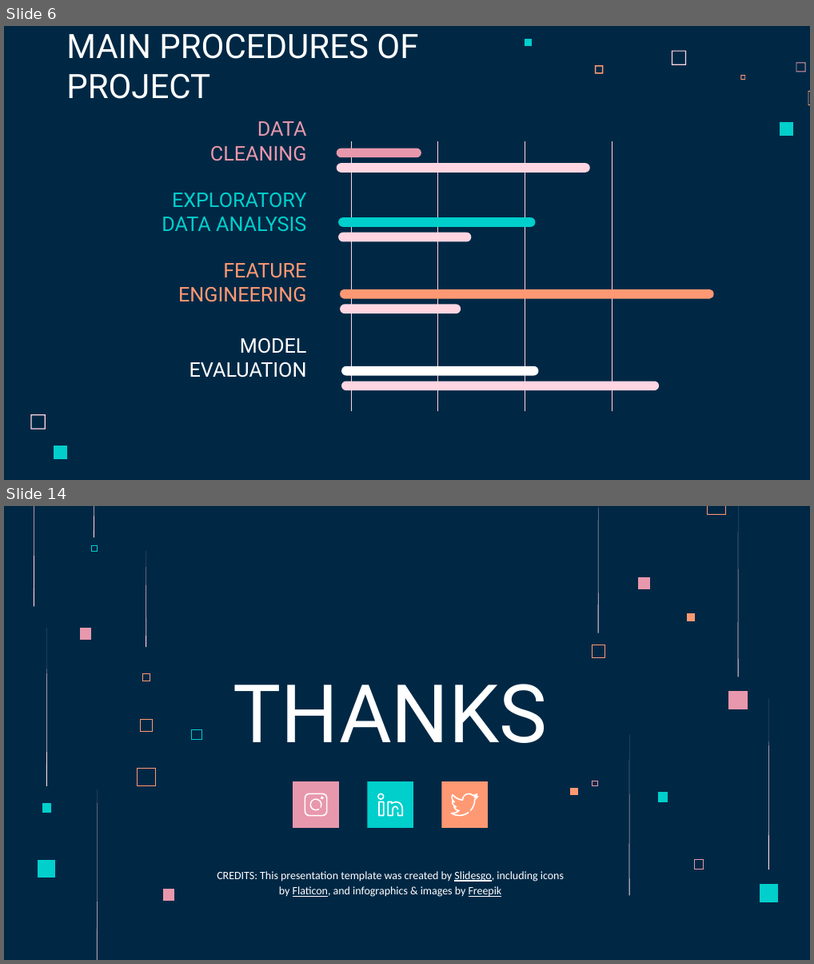
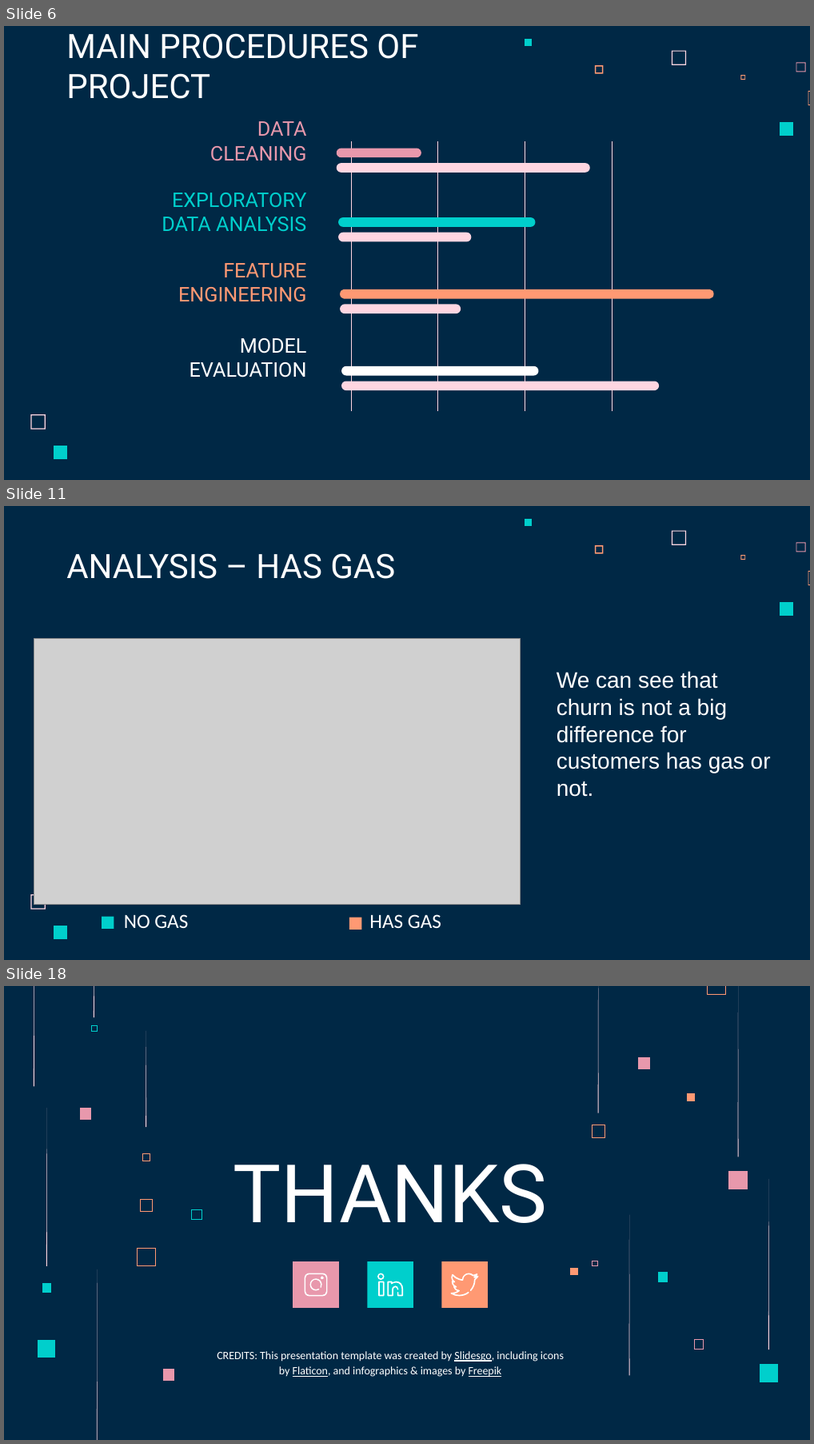
Before and after one commit to jakeye25/datascience, a slide deck: BCG case/Capstone Project Presentation.pptx. Shown one above the other, each under a label of ours: slides 6 and 14 before the commit, slides 6, 11 and 18 after it; the slides between them are not shown. The pictures are 814x964 and 814x1444 pixels, drawn with LibreOffice and Linux fonts; fonts in the diff are those of the drawing; grey boxes stand for pictures. Boxes give left, top, right and bottom in pixels: in the first picture for what was removed or moved away, otherwise in the second. Text is boxed around its words. In the diff, an @@ line names an element or a change of style, - is before the commit and + after.

```diff
--- a/BCG case/Capstone Project Presentation.pptx
+++ b/BCG case/Capstone Project Presentation.pptx
@@ slide 11 added at <box>4,506,810,960</box>, background #002845; not listed: 9 template elements that a slide beside it also shows @@
@@ title added at <box>66,553,395,579</box>, 30 pt, text #FFFFFF @@
+ANALYSIS – HAS GAS
@@ picture added at <box>34,638,520,904</box> @@
@@ text added at <box>557,671,771,796</box>, 20 pt, text #FFFFFF @@
+We can see that churn is not a big difference for customers has gas or not.
@@ rectangle added at <box>102,916,114,928</box>, fill #00CFCC @@
@@ subtitle added at <box>124,914,188,928</box>, 18 pt, text #FFFFFF @@
+NO GAS
@@ rectangle added at <box>350,917,362,929</box>, fill #FF9973 @@
@@ subtitle added at <box>370,914,442,928</box>, 18 pt, text #FFFFFF @@
+HAS GAS
@@ what was slide 14 is now slide 18 @@
```
Also in this commit, not shown: 7 slides changed, 4 other slides added, 1 slide removed.
